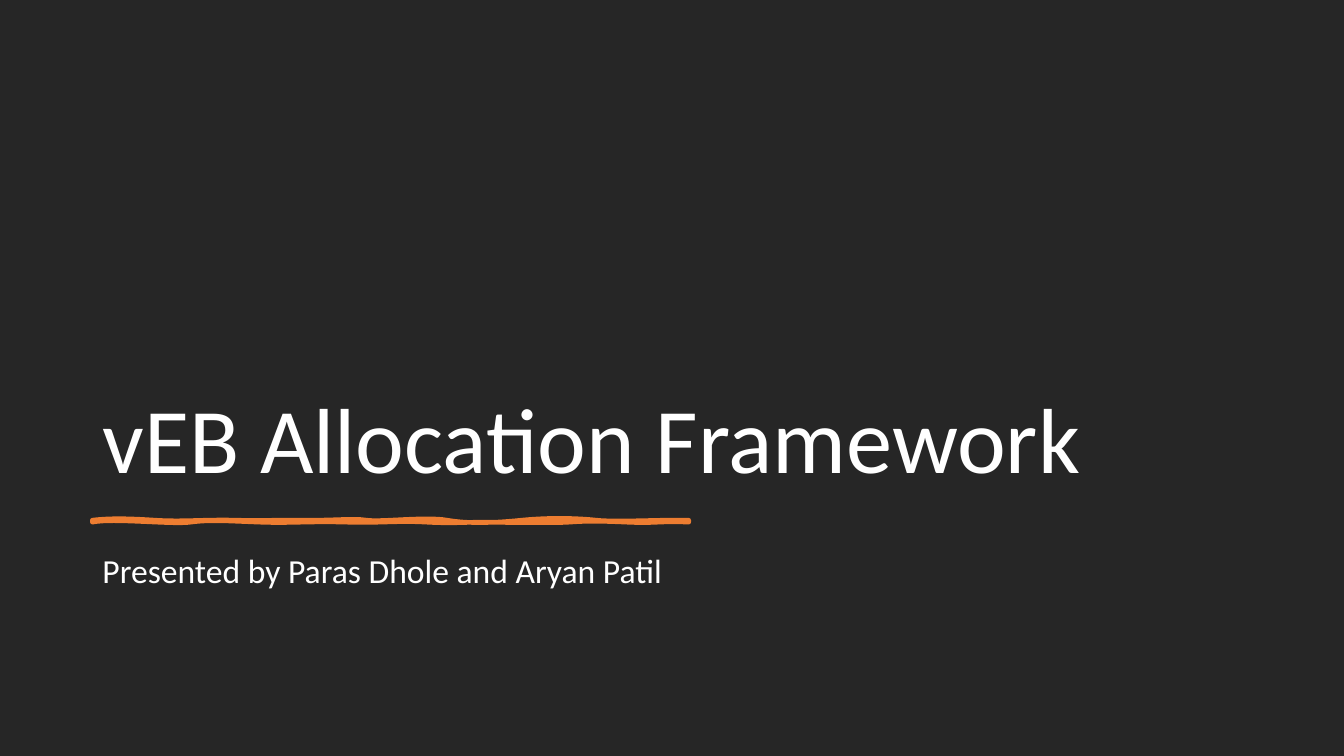
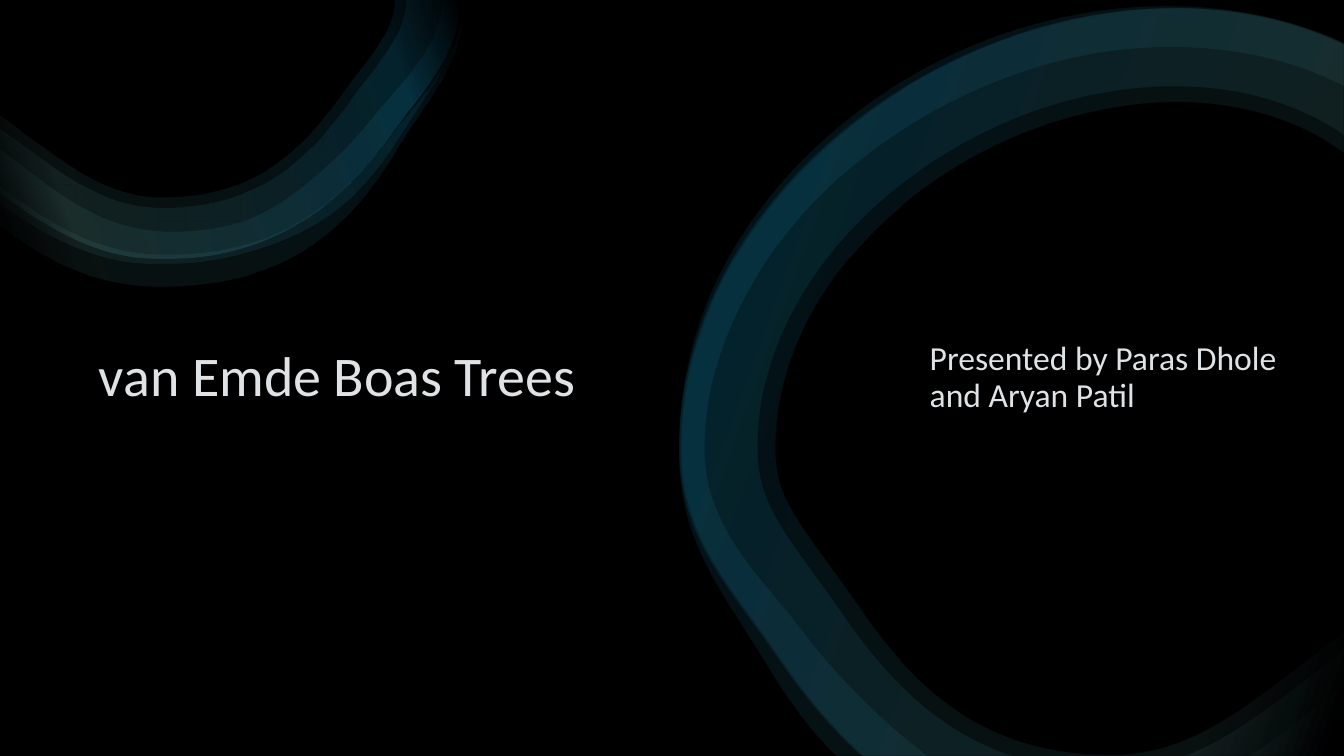
Before and after one commit to drdholu/van-Emde-Boas, a slide deck: slide 1 of vEB Allocation Framework.pptx. Drawn at 1344x756 pixels with LibreOffice and Linux fonts; fonts in the diff are those of the drawing. Boxes give left, top, right and bottom in pixels: in the first picture for what was removed or moved away, otherwise in the second. Text is boxed around its words. In the diff, an @@ line names an element or a change of style, - is before the commit and + after.

```diff
--- a/vEB Allocation Framework.pptx
+++ b/vEB Allocation Framework.pptx
@@ background #262626 to #000000 @@
@@ rectangle added at (x1=0, y1=0, x2=1344, y2=756), fill #000000 @@
@@ group added at (x1=0, y1=0, x2=464, y2=287): 4 freeform shapes @@
@@ freeform shape added at (x1=680, y1=7, x2=1344, y2=756), fill gradient #000000 to #62A39F to #1CADE4 @@
@@ freeform shape added at (x1=680, y1=9, x2=1344, y2=756), fill gradient #000000 to #62A39F to #1CADE4 @@
@@ freeform shape added at (x1=682, y1=9, x2=1344, y2=756), fill gradient #000000 to #62A39F to #1CADE4 @@
@@ title "van Emde Boas Trees" at (x1=99, y1=357, x2=575, y2=397): vertical alignment bottom to middle @@
@@ subtitle "Presented by Paras Dhole and ..." moved from (x1=102, y1=559, x2=662, y2=589) to (x1=930, y1=346, x2=1276, y2=413) @@
@@ subtitle "Presented by Paras Dhole and ..." at (x1=930, y1=346, x2=1276, y2=413): text colour #FFFFFF to #DFE3E5; vertical alignment top to middle @@
@@ title at (x1=99, y1=357, x2=575, y2=397): text changed; size 66 to 40 pt; text colour #FFFFFF to #DFE3E5 @@
-vEB Allocation Framework
+van Emde Boas Trees
@@ freeform shape removed at (x1=93, y1=520, x2=690, y2=522) @@
```
Also in this commit, not shown: 8 other slides changed, 6 slides added, 5 other files.
